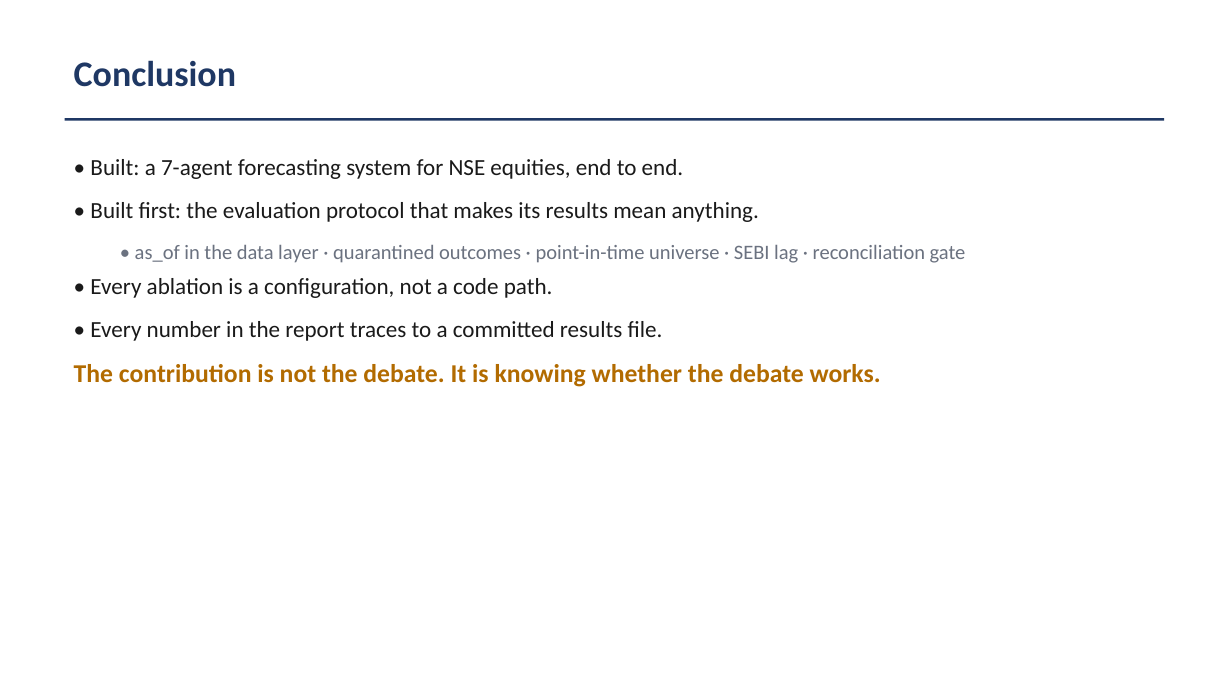
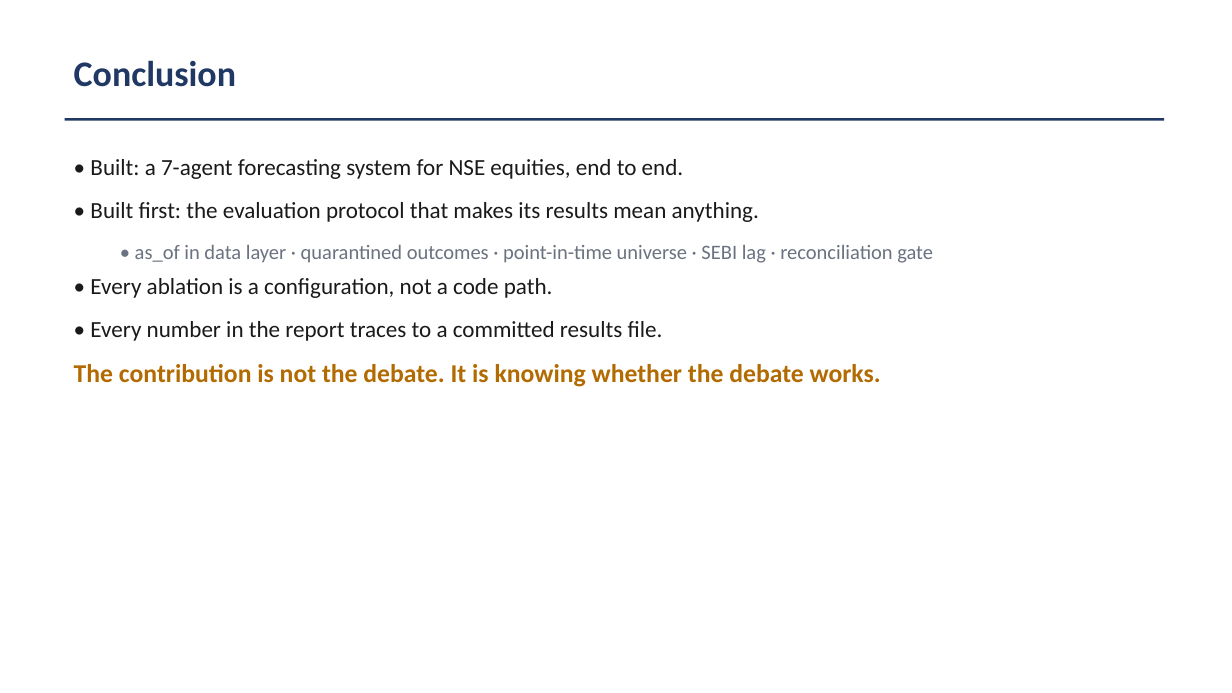
Before and after one commit to shobhitranjan2005/multi-agent-financial-forecasting, a slide deck: slide 21 of docs/BTP_Defence_Slides.pptx (slide 20 before the commit). Drawn at 1232x693 pixels with LibreOffice and Linux fonts; fonts in the diff are those of the drawing. Boxes give left, top, right and bottom in pixels: in the first picture for what was removed or moved away, otherwise in the second. Text is boxed around its words. In the diff, an @@ line names an element or a change of style, - is before the commit and + after.

```diff
--- a/docs/BTP_Defence_Slides.pptx
+++ b/docs/BTP_Defence_Slides.pptx
@@ text at box(135, 245, 933, 263): text changed @@
-  • as_of in the data layer · quarantined outcomes · point-in-time universe · SEBI lag · reconciliation gate
+  • as_of in data layer · quarantined outcomes · point-in-time universe · SEBI lag · reconciliation gate
```
Also in this commit, not shown: 3 other slides changed, 3 slides added, 2 slides removed, 24 other files.
